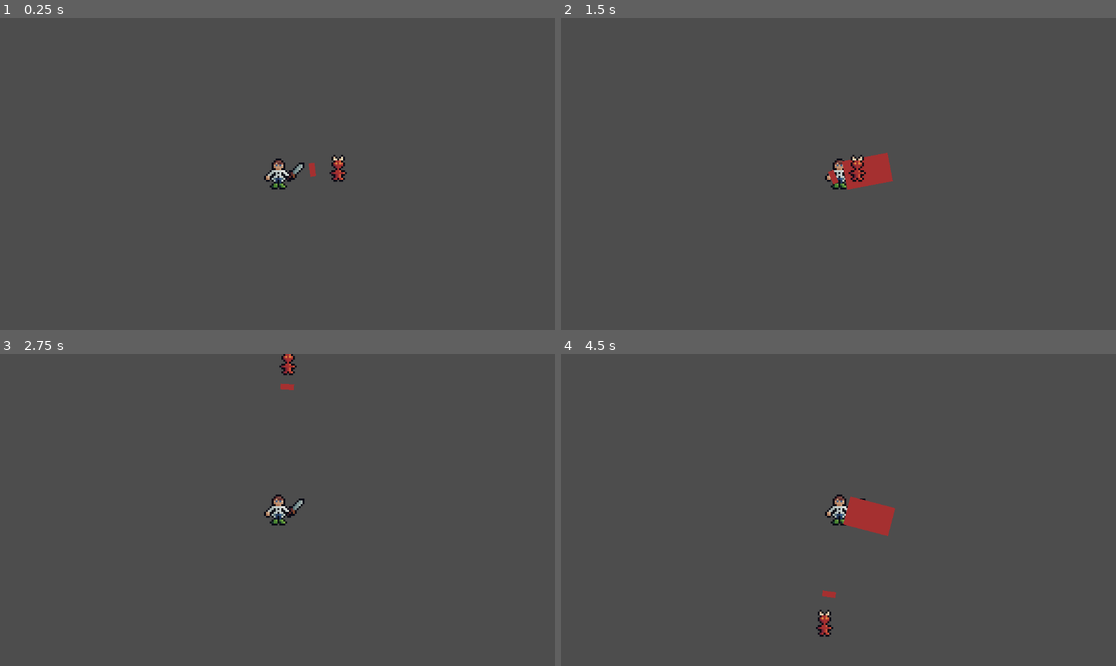
Above: before the commit, frames 1-4 (two rows, left to right).
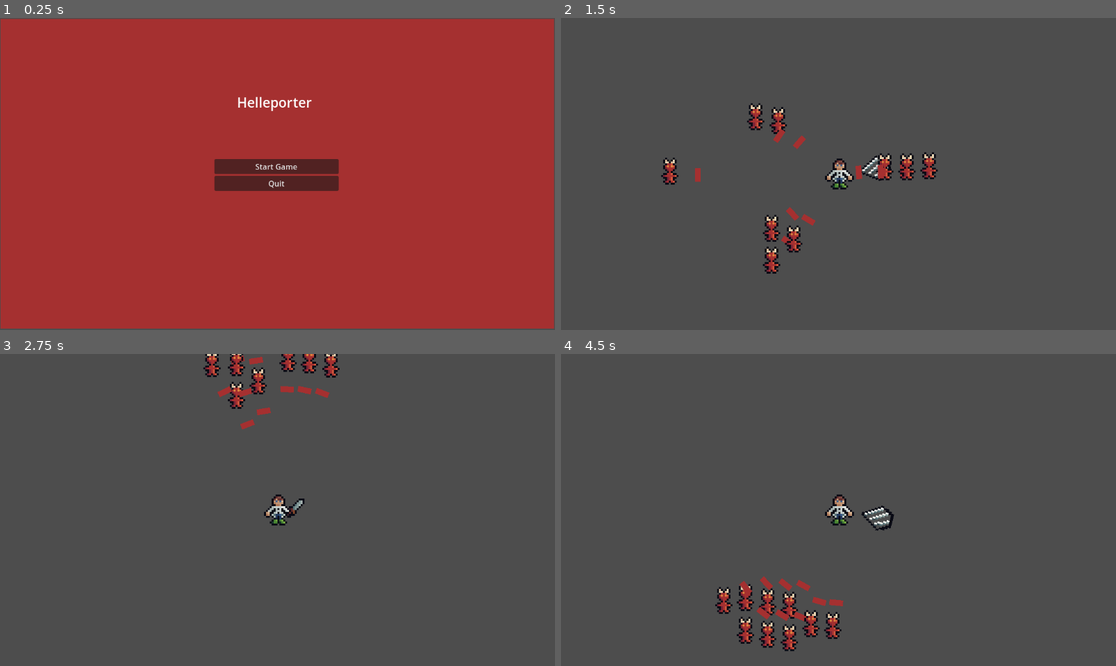
Above: after the commit, the same moments.

Repository: SandstoneHobo/Helleporter
Game: Godot game, scene res://scenes/ui/main_menu.tscn
The game is run twice, just before and just after one commit, with the same random seed, the same clock (stepped at 60 frames per second) and the same inputs. Before the commit the project starts from res://scenes/levels/level_1.tscn.
Inputs (mouse positions are in pixels of both pictures, inside the frame that each line leads up to):
- Up to frame 1 (0.25 s): no input
- Up to frame 2 (1.5 s): click (838, 167) at 0.5 s, where only the run after the commit has a clickable "Start Game"; move the mouse to (960, 158) at 1.27 s; hold D (move_right) from 1.28 s (still down); click (960, 158) at 1.35 s
- Up to frame 3 (2.75 s): move the mouse to (166, 525) at 2.02 s; release D (move_right) at 2.03 s; hold Down (move_down) from 2.03 s (still down); click (166, 525) at 2.1 s
- Up to frame 4 (4.5 s): move the mouse to (894, 441) at 2.77 s; release Down (move_down) at 2.78 s; hold D (move_right) 2.78-3.53 s; right-click (894, 441) at 2.85 s; click (894, 441) at 3.05 s; move the mouse to (810, 572) at 3.52 s; hold W (move_up) 3.53-4.28 s; click (810, 572) at 3.6 s; move the mouse to (1005, 556) at 4.27 s; hold A (move_left) from 4.28 s (still down); click (1005, 556) at 4.35 s

The runs differ from the first frame. In frame 1, 99% of the frame differs, in the area x 0-100%, y 0-100%; in frame 2, 2.5%; in frame 3, 1.5%; in frame 4, 2.9%.

Commit message:
added main menu and more spawners

Diff:
--- a/helleporter/project.godot
+++ b/helleporter/project.godot
@@ -11,9 +11,13 @@
 [application]
 
 config/name="Helleporter"
-run/main_scene="uid://cs4dr6srl2l7"
+run/main_scene="uid://dkclcux0hmsif"
 config/features=PackedStringArray("4.4", "Forward Plus")
 config/icon="res://icon.svg"
+
+[autoload]
+
+GameManager="*res://scenes/game_manager.tscn"
 
 [global_group]
 
--- a/helleporter/scenes/demon.tscn
+++ b/helleporter/scenes/demon.tscn
@@ -8,6 +8,7 @@
 size = Vector2(11, 16)
 
 [node name="Demon" type="CharacterBody2D" groups=["Enemies"]]
+collision_mask = 3
 motion_mode = 1
 script = ExtResource("1_3t42y")
 
@@ -19,10 +20,13 @@
 texture = ExtResource("1_ye80u")
 
 [node name="AttackCooldown" type="Timer" parent="."]
+wait_time = 2.0
 
 [node name="RayCast2D" type="RayCast2D" parent="."]
+position = Vector2(0, 3)
 scale = Vector2(2, 2)
-target_position = Vector2(7.5, 0)
+target_position = Vector2(4.5, 0)
+collision_mask = 2
 
 [node name="Sprite2D" type="Sprite2D" parent="RayCast2D"]
 position = Vector2(7, 0)
--- /dev/null
+++ b/helleporter/scenes/game_manager.tscn
@@ -0,0 +1,6 @@
+[gd_scene load_steps=2 format=3 uid="uid://c2bwnm5hwtbi"]
+
+[ext_resource type="Script" uid="uid://r7rcwyu6mgp3" path="res://scripts/game_manager.gd" id="1_hwd4i"]
+
+[node name="GameManager" type="Node"]
+script = ExtResource("1_hwd4i")
--- a/helleporter/scenes/levels/level_1.tscn
+++ b/helleporter/scenes/levels/level_1.tscn
@@ -1,17 +1,23 @@
-[gd_scene load_steps=4 format=3 uid="uid://cs4dr6srl2l7"]
+[gd_scene load_steps=3 format=3 uid="uid://cs4dr6srl2l7"]
 
-[ext_resource type="Script" uid="uid://r7rcwyu6mgp3" path="res://scripts/game_manager.gd" id="1_nsrm0"]
-[ext_resource type="PackedScene" uid="uid://bq5x48hqnvcxg" path="res://scenes/demon.tscn" id="2_6iamk"]
 [ext_resource type="PackedScene" uid="uid://cde5ppaafj178" path="res://scenes/player.tscn" id="2_nsrm0"]
+[ext_resource type="PackedScene" uid="uid://cnnefbr7y7fpj" path="res://scenes/spawner.tscn" id="4_x42e6"]
 
 [node name="Level1" type="Node2D"]
 
-[node name="GameManager" type="Node" parent="."]
-unique_name_in_owner = true
-script = ExtResource("1_nsrm0")
+[node name="Spawners" type="Node" parent="."]
+
+[node name="TopSpawner" parent="Spawners" instance=ExtResource("4_x42e6")]
+position = Vector2(0, -61)
+
+[node name="BottomSpawner" parent="Spawners" instance=ExtResource("4_x42e6")]
+position = Vector2(0, 85)
+
+[node name="RightSpawner" parent="Spawners" instance=ExtResource("4_x42e6")]
+position = Vector2(147, 1)
+
+[node name="LeftSpawner" parent="Spawners" instance=ExtResource("4_x42e6")]
+position = Vector2(-134, 0)
 
 [node name="Player" parent="." instance=ExtResource("2_nsrm0")]
 position = Vector2(8, 9)
-
-[node name="Demon" parent="." instance=ExtResource("2_6iamk")]
-position = Vector2(48, 5)
--- a/helleporter/scenes/player.tscn
+++ b/helleporter/scenes/player.tscn
@@ -9,6 +9,7 @@
 size = Vector2(7, 14)
 
 [node name="Player" type="CharacterBody2D" groups=["Player"]]
+collision_layer = 2
 motion_mode = 1
 script = ExtResource("1_3vyb7")
 
--- /dev/null
+++ b/helleporter/scenes/spawner.tscn
@@ -0,0 +1,11 @@
+[gd_scene load_steps=2 format=3 uid="uid://cnnefbr7y7fpj"]
+
+[ext_resource type="Script" uid="uid://tr6m5wt2hwnf" path="res://scripts/spawner.gd" id="1_2vbf6"]
+
+[node name="Spawner" type="Node2D"]
+script = ExtResource("1_2vbf6")
+
+[node name="SpawnCooldown" type="Timer" parent="."]
+wait_time = 10.0
+
+[connection signal="timeout" from="SpawnCooldown" to="." method="_on_spawn_cooldown_timeout"]
--- a/helleporter/scenes/sword.tscn
+++ b/helleporter/scenes/sword.tscn
@@ -2,13 +2,14 @@
 
 [ext_resource type="Script" uid="uid://bvwhy0f6x6gxd" path="res://scripts/sword.gd" id="1_s4ec8"]
 [ext_resource type="Texture2D" uid="uid://wm6xfkthsxpw" path="res://assets/sprites/sword_sprite.png" id="1_ycbs3"]
-[ext_resource type="Texture2D" uid="uid://cuh6l0kme143s" path="res://assets/sprites/hitbox_test.png" id="3_s4ec8"]
+[ext_resource type="Texture2D" uid="uid://ckxn8ivurggtw" path="res://assets/sprites/sword_swing.png" id="3_s4ec8"]
 
 [sub_resource type="SegmentShape2D" id="SegmentShape2D_n355p"]
-a = Vector2(1.33333, -3.33333)
-b = Vector2(1.33333, 1.66667)
+a = Vector2(1.625, -3.33333)
+b = Vector2(1.625, 1.33333)
 
 [node name="Sword" type="Area2D"]
+collision_layer = 0
 script = ExtResource("1_s4ec8")
 
 [node name="SwordSprite" type="Sprite2D" parent="."]
@@ -18,11 +19,9 @@
 position = Vector2(-4, 3)
 scale = Vector2(8, 3)
 shape = SubResource("SegmentShape2D_n355p")
-disabled = true
 
-[node name="Sprite2D" type="Sprite2D" parent="Hitbox"]
-visible = false
-position = Vector2(1.33333, -0.833333)
+[node name="AttackSprite" type="Sprite2D" parent="Hitbox"]
+position = Vector2(1.375, -0.666667)
 scale = Vector2(0.1875, 0.3125)
 texture = ExtResource("3_s4ec8")
 
@@ -30,6 +29,7 @@
 wait_time = 0.3
 
 [node name="CooldownTimer" type="Timer" parent="."]
+wait_time = 0.5
 
 [connection signal="body_entered" from="." to="." method="_on_body_entered"]
 [connection signal="timeout" from="AttackTimer" to="." method="_on_attack_timer_timeout"]
--- /dev/null
+++ b/helleporter/scenes/ui/main_menu.tscn
@@ -0,0 +1,69 @@
+[gd_scene load_steps=3 format=3 uid="uid://dkclcux0hmsif"]
+
+[ext_resource type="Script" uid="uid://baawnd85ujc7m" path="res://scripts/main_menu.gd" id="1_sl1te"]
+[ext_resource type="Texture2D" uid="uid://cuh6l0kme143s" path="res://assets/sprites/hitbox_test.png" id="2_fe2o3"]
+
+[node name="MainMenu" type="Control"]
+layout_mode = 3
+anchors_preset = 15
+anchor_right = 1.0
+anchor_bottom = 1.0
+offset_right = -1.0
+grow_horizontal = 2
+grow_vertical = 2
+script = ExtResource("1_sl1te")
+
+[node name="TextureRect" type="TextureRect" parent="."]
+layout_mode = 1
+anchors_preset = 15
+anchor_right = 1.0
+anchor_bottom = 1.0
+offset_left = 1.0
+offset_top = 2.0
+offset_right = -1.0
+offset_bottom = -3.0
+grow_horizontal = 2
+grow_vertical = 2
+texture = ExtResource("2_fe2o3")
+
+[node name="VBoxContainer" type="VBoxContainer" parent="."]
+layout_mode = 1
+anchors_preset = -1
+anchor_left = 0.387
+anchor_top = 0.216
+anchor_right = 0.611
+anchor_bottom = 0.79
+offset_left = -0.437042
+offset_top = 0.0319977
+offset_right = -0.260986
+offset_bottom = 0.0799866
+grow_horizontal = 2
+grow_vertical = 2
+alignment = 1
+
+[node name="StartGame" type="Button" parent="VBoxContainer"]
+layout_mode = 2
+text = "Start Game"
+
+[node name="QuitGame" type="Button" parent="VBoxContainer"]
+layout_mode = 2
+text = "Quit"
+
+[node name="Label" type="Label" parent="."]
+layout_mode = 1
+anchors_preset = -1
+anchor_left = 0.394
+anchor_top = 0.231
+anchor_right = 0.597
+anchor_bottom = 0.312
+offset_left = -0.494019
+offset_top = 0.311996
+offset_right = -0.147034
+offset_bottom = -0.17601
+theme_override_font_sizes/font_size = 28
+text = "Helleporter"
+horizontal_alignment = 1
+vertical_alignment = 1
+
+[connection signal="pressed" from="VBoxContainer/StartGame" to="." method="_on_start_game_pressed"]
+[connection signal="pressed" from="VBoxContainer/QuitGame" to="." method="_on_quit_game_pressed"]
--- /dev/null
+++ b/helleporter/scenes/ui/respawn_screen.tscn
@@ -0,0 +1,60 @@
+[gd_scene load_steps=3 format=3 uid="uid://c5h8j38fhn5y3"]
+
+[ext_resource type="Texture2D" uid="uid://cuh6l0kme143s" path="res://assets/sprites/hitbox_test.png" id="1_20jqn"]
+[ext_resource type="Script" uid="uid://ci73sjacw07cx" path="res://scripts/respawn_screen.gd" id="1_ws0ox"]
+
+[node name="RespawnScreen" type="Control"]
+layout_mode = 3
+anchor_right = 0.999
+anchor_bottom = 1.0
+offset_right = 0.151855
+offset_bottom = -1.0
+script = ExtResource("1_ws0ox")
+
+[node name="TextureRect" type="TextureRect" parent="."]
+layout_mode = 1
+anchors_preset = -1
+anchor_right = 1.0
+anchor_bottom = 1.002
+offset_right = -1.0
+offset_bottom = -0.294067
+texture = ExtResource("1_20jqn")
+
+[node name="Label" type="Label" parent="."]
+layout_mode = 1
+anchors_preset = -1
+anchor_left = 0.398
+anchor_top = 0.134
+anchor_right = 0.565
+anchor_bottom = 0.311
+offset_left = -0.0980225
+offset_top = 0.301994
+offset_right = -0.315002
+offset_bottom = -0.21701
+theme_override_font_sizes/font_size = 28
+text = "You Died"
+horizontal_alignment = 1
+vertical_alignment = 1
+
+[node name="VBoxContainer" type="VBoxContainer" parent="."]
+layout_mode = 1
+anchors_preset = -1
+anchor_left = 0.423
+anchor_top = 0.342
+anchor_right = 0.541
+anchor_bottom = 0.671
+offset_left = 0.126984
+offset_top = -0.274002
+offset_right = 0.30896
+offset_bottom = -0.136993
+
+[node name="Restart" type="Button" parent="VBoxContainer"]
+layout_mode = 2
+text = "Respawn"
+
+[node name="Quit" type="Button" parent="VBoxContainer"]
+layout_mode = 2
+text = "Quit"
+
+[connection signal="pressed" from="VBoxContainer/Restart" to="." method="_on_restart_pressed"]
+[connection signal="pressed" from="VBoxContainer/Quit" to="." method="_on_quit_pressed"]
--- a/helleporter/scripts/demon.gd
+++ b/helleporter/scripts/demon.gd
@@ -2,14 +2,12 @@
 
 var max_health := 10
 var cur_health := 10
-var damage := 1
-var player_position = Vector2(0,0)
 var move_speed = 1
 var attack_damage = 1
 
+var player_position = Vector2(0,0)
 var attack_on_cooldown = false
 
-@onready var game_manager: Node = %GameManager
 @onready var attack_cooldown: Timer = $AttackCooldown
 @onready var ray_cast: RayCast2D = $RayCast2D
 
@@ -35,7 +33,7 @@
 func _process(delta: float) -> void:
 	if cur_health <= 0:
 		self.queue_free()
-	player_position = game_manager._get_player_position()
+	player_position = GameManager.get_player_position()
 	ray_cast.look_at(player_position)
 	attack()
 
--- a/helleporter/scripts/game_manager.gd
+++ b/helleporter/scripts/game_manager.gd
@@ -2,10 +2,10 @@
 
 var player_position = Vector2(0,0)
 
-func _get_player_position():
+func get_player_position():
 	return player_position
 
-func _set_player_position(position: Vector2):
+func set_player_position(position: Vector2):
 	player_position = position
 
 func _process(delta: float) -> void:
--- /dev/null
+++ b/helleporter/scripts/main_menu.gd
@@ -0,0 +1,18 @@
+extends Control
+
+
+# Called when the node enters the scene tree for the first time.
+func _ready() -> void:
+	pass # Replace with function body.
+
+
+# Called every frame. 'delta' is the elapsed time since the previous frame.
+func _process(delta: float) -> void:
+	pass
+
+
+func _on_start_game_pressed() -> void:
+	get_tree().change_scene_to_file("res://scenes/levels/level_1.tscn")
+
+func _on_quit_game_pressed() -> void:
+	get_tree().quit()
--- a/helleporter/scripts/player.gd
+++ b/helleporter/scripts/player.gd
@@ -3,7 +3,6 @@
 @onready var teleport_timer: Timer = $TeleportTimer
 @onready var sword: Area2D = $Sword
 @onready var skin: Sprite2D = $Skin
-@onready var game_manager: Node = %GameManager
 @onready var stats: Node = $Stats
 
 var teleport_on_cooldown := false
@@ -18,14 +17,14 @@
 	teleport_on_cooldown = false
 
 func _ready() -> void:
-	game_manager._set_player_position(self.global_position)
+	GameManager.set_player_position(self.global_position)
 
 func _process(_delta: float) -> void:
 	if stats.cur_health <= 0:
-		self.queue_free()
+		get_tree().change_scene_to_file("res://scenes/ui/respawn_screen.tscn")
 
 	#broadcasts position to game manager for enemy pathfinding
-	game_manager._set_player_position(self.global_position)
+	GameManager.set_player_position(self.global_position)
 	#checks if the player presses the teleport button while the skill is available
 	if Input.is_action_just_pressed("teleport") and not teleport_on_cooldown:
 		self.global_position = get_global_mouse_position()
--- /dev/null
+++ b/helleporter/scripts/respawn_screen.gd
@@ -0,0 +1,19 @@
+extends Control
+
+
+# Called when the node enters the scene tree for the first time.
+func _ready() -> void:
+	pass # Replace with function body.
+
+
+# Called every frame. 'delta' is the elapsed time since the previous frame.
+func _process(delta: float) -> void:
+	pass
+
+
+func _on_restart_pressed() -> void:
+	get_tree().change_scene_to_file("res://scenes/levels/level_1.tscn")
+
+
+func _on_quit_pressed() -> void:
+	get_tree().quit()
--- /dev/null
+++ b/helleporter/scripts/spawner.gd
@@ -0,0 +1,32 @@
+extends Node2D
+
+@onready var spawn_cooldown: Timer = $SpawnCooldown
+var spawn_on_cooldown = false
+var spawn_limit = 3
+var monster_path_array = ["res://scenes/demon.tscn"]
+var monster_array = []
+
+func attempt_spawn():
+	if not spawn_on_cooldown:
+		var spawn_count = randi() % spawn_limit + 1
+		for num in range(0, spawn_count):
+			var monster = monster_array[randi() % monster_array.size()].instantiate()
+			monster.global_position.x += randi() % 20 - 10
+			monster.global_position.y += randi() % 20 - 10
+			add_child(monster)
+		spawn_cooldown.start()
+		spawn_on_cooldown = true
+
+# Called when the node enters the scene tree for the first time.
+func _ready() -> void:
+	for path in monster_path_array:
+		monster_array.append(load(path))
+
+
+# Called every frame. 'delta' is the elapsed time since the previous frame.
+func _process(delta: float) -> void:
+	attempt_spawn()
+
+
+func _on_spawn_cooldown_timeout() -> void:
+	spawn_on_cooldown = false
--- a/helleporter/scripts/sword.gd
+++ b/helleporter/scripts/sword.gd
@@ -1,7 +1,8 @@
 extends Area2D
 
 @onready var hitbox: CollisionShape2D = $Hitbox
-@onready var sprite_2d: Sprite2D = $Hitbox/Sprite2D
+@onready var attack_sprite: Sprite2D = $Hitbox/AttackSprite
+@onready var sword_sprite: Sprite2D = $SwordSprite
 @onready var stats: Node = %Stats
 @onready var attack_timer: Timer = $AttackTimer
 @onready var cooldown_timer: Timer = $CooldownTimer
@@ -10,15 +11,21 @@
 
 func toggle_hitbox():
 	hitbox.disabled = not hitbox.disabled
-	sprite_2d.visible = not sprite_2d.visible
+	attack_sprite.visible = not attack_sprite.visible
+	sword_sprite.visible = not sword_sprite.visible
 
 #funcion damages all enemies in sword hitbox
 func attack():
-	toggle_hitbox()
-	attack_on_cooldown = true
-	attack_timer.start()
-	cooldown_timer.start()
+	if not attack_on_cooldown:
+		toggle_hitbox()
+		attack_on_cooldown = true
+		attack_timer.start()
+		cooldown_timer.start()
 
+func _ready() -> void:
+	hitbox.disabled = true
+	attack_sprite.visible = false
+	sword_sprite.visible = true
 # Called every frame. 'delta' is the elapsed time since the previous frame.
 func _process(delta: float) -> void:
 	hitbox.look_at(get_global_mouse_position())
Binary file added: helleporter/assets/sprites/sword_swing.png
Not shown, added: helleporter/assets/sprites/sword_swing.png.import
Not shown, added: helleporter/scripts/main_menu.gd.uid
Not shown, added: helleporter/scripts/respawn_screen.gd.uid
Not shown, added: helleporter/scripts/spawner.gd.uid
